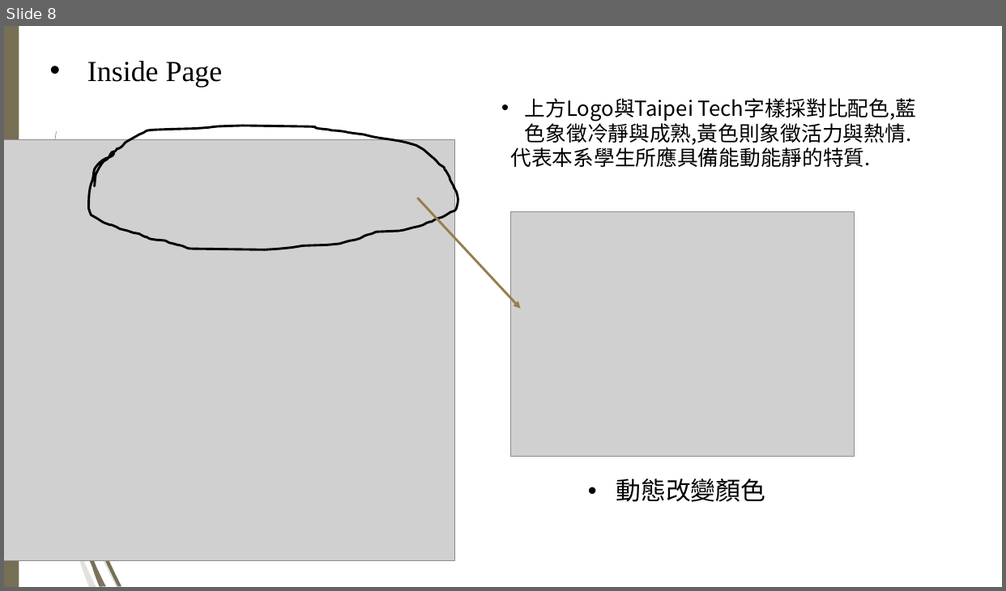
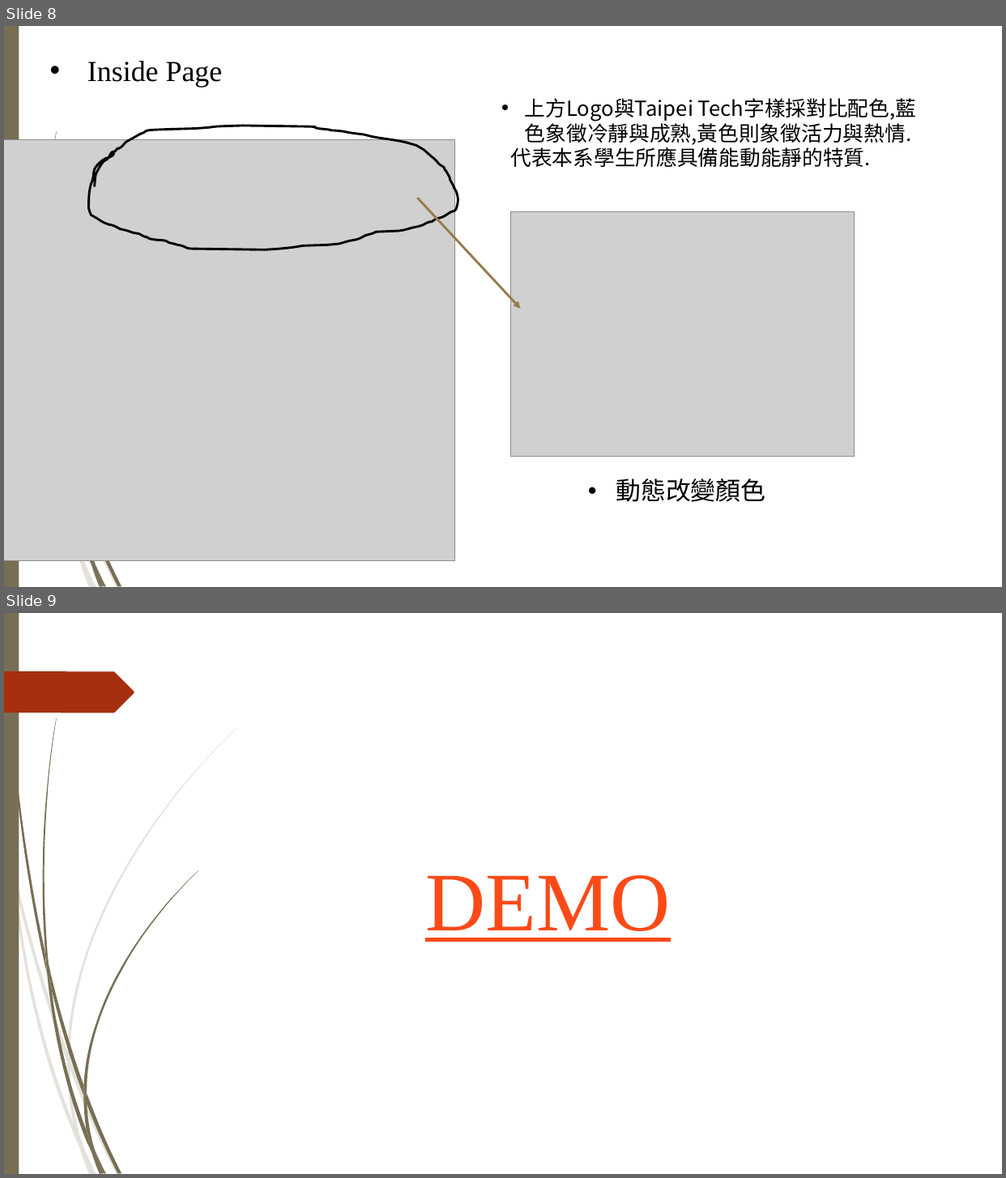
Before and after one commit to DreamingTraveler/WebCourse-MidtermProject, a slide deck: Midterm project.pptx. Shown one above the other, each under a label of ours: slide 8 before the commit, slides 8 and 9 after it. The pictures are 1006x591 and 1006x1178 pixels, drawn with LibreOffice and Linux fonts; fonts in the diff are those of the drawing; grey boxes stand for pictures; background and template pictures are left out. Boxes give left, top, right and bottom in pixels: in the first picture for what was removed or moved away, otherwise in the second. Text is boxed around its words. In the diff, an @@ line names an element or a change of style, - is before the commit and + after.

Commit message:
add demo

```diff
--- a/Midterm project.pptx
+++ b/Midterm project.pptx
@@ slide 9 added at box(4, 613, 1002, 1174), background picture (left out); not listed: 16 template elements that a slide beside it also shows @@
@@ freeform shape added at box(4, 671, 134, 713), fill #A53010 @@
@@ freeform shape added at box(15, 871, 68, 1062), fill #766F54 at 20% opacity @@
@@ title added at box(425, 875, 670, 942), 80 pt, text #FB4A18, underline @@
+DEMO
@@ freeform shape added at box(67, 1062, 83, 1145), fill #766F54 at 20% opacity @@
@@ freeform shape added at box(67, 1052, 70, 1070), fill #766F54 at 20% opacity @@
@@ group added at box(45, 871, 198, 1104): 4 freeform shapes @@
```
